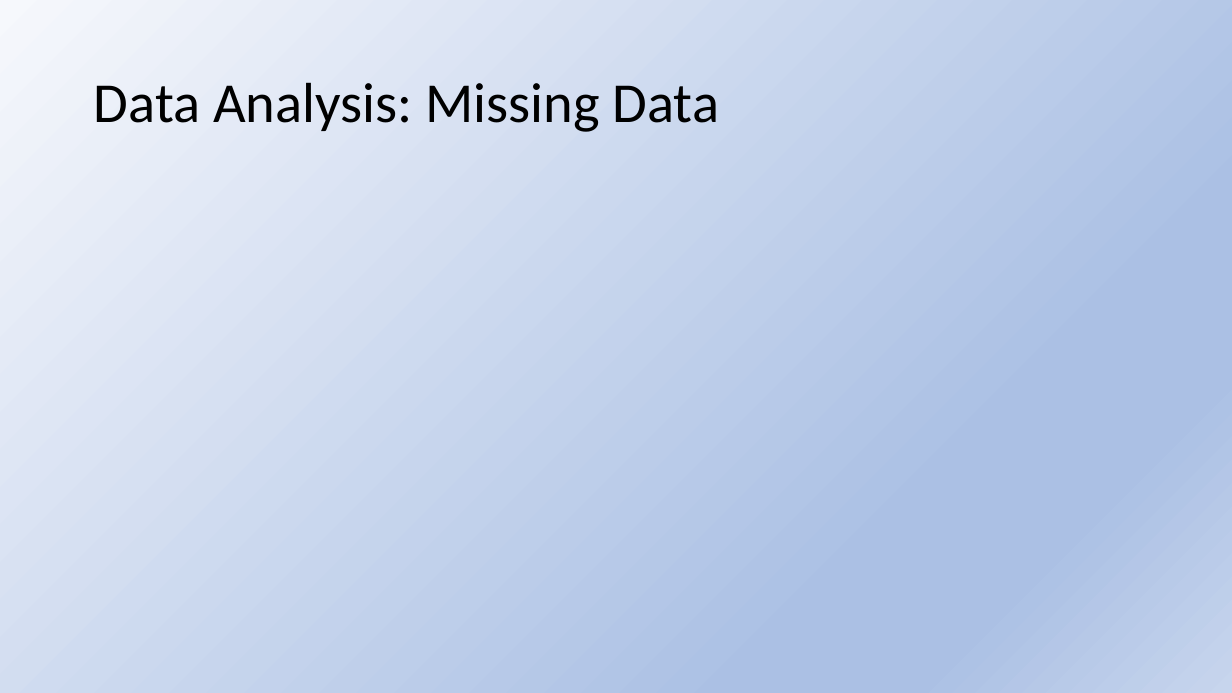
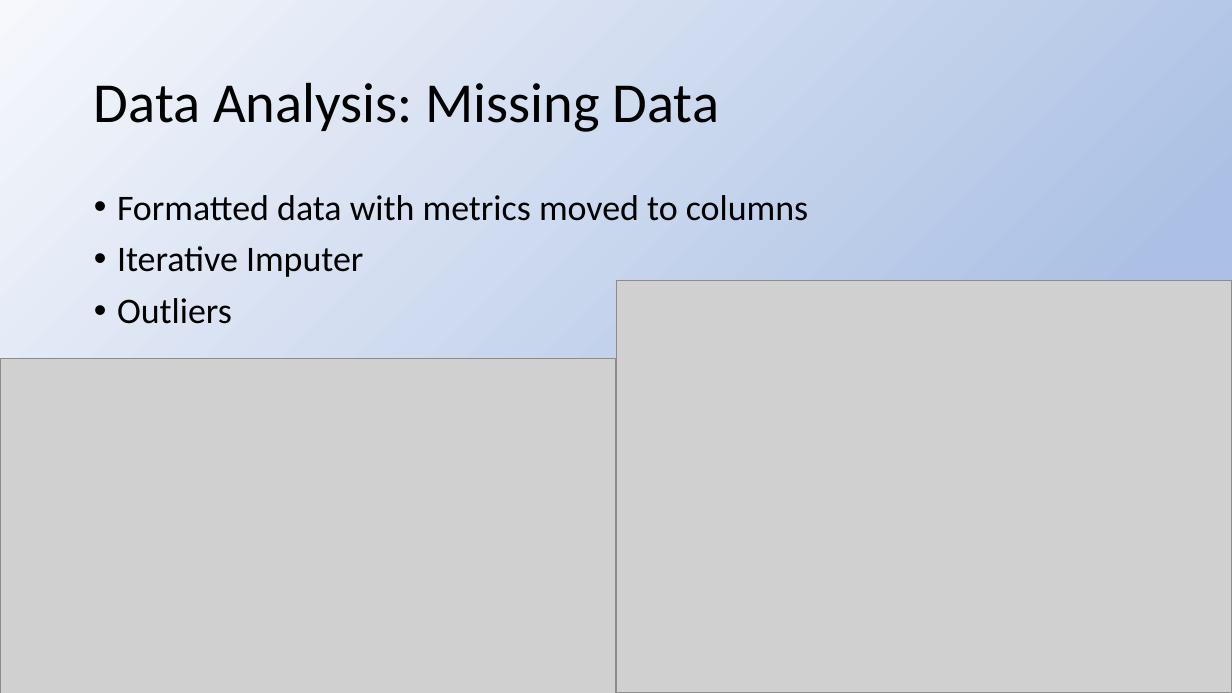
Before and after one commit to lilfetz22/Health_Scores_CAP2, a slide deck: slide 6 of Presentation_Health_Scores_CAP2.pptx. Drawn at 1232x693 pixels with LibreOffice and Linux fonts; fonts in the diff are those of the drawing; grey boxes stand for pictures. Boxes give left, top, right and bottom in pixels: in the first picture for what was removed or moved away, otherwise in the second. Text is boxed around its words. In the diff, an @@ line names an element or a change of style, - is before the commit and + after.

Commit message:
added more pictures, further updates on ppt

```diff
--- a/Presentation_Health_Scores_CAP2.pptx
+++ b/Presentation_Health_Scores_CAP2.pptx
@@ text added at bbox=[117, 195, 808, 324], 28 pt, text #000000 @@
+• Formatted data with metrics moved to columns
+• Iterative Imputer
+• Outliers
@@ picture added at bbox=[616, 280, 1232, 693] @@
@@ picture added at bbox=[0, 359, 616, 693] @@
```
Also in this commit, not shown: 3 other slides changed, 6 other files.
